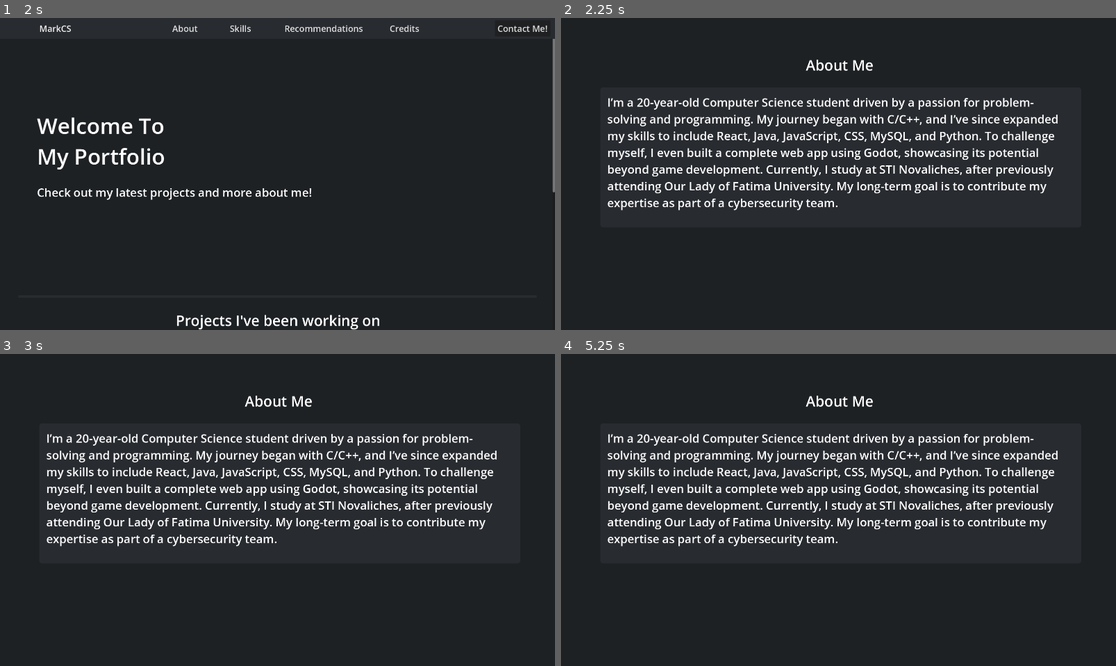
Above: before the commit, frames 1-4 (two rows, left to right).
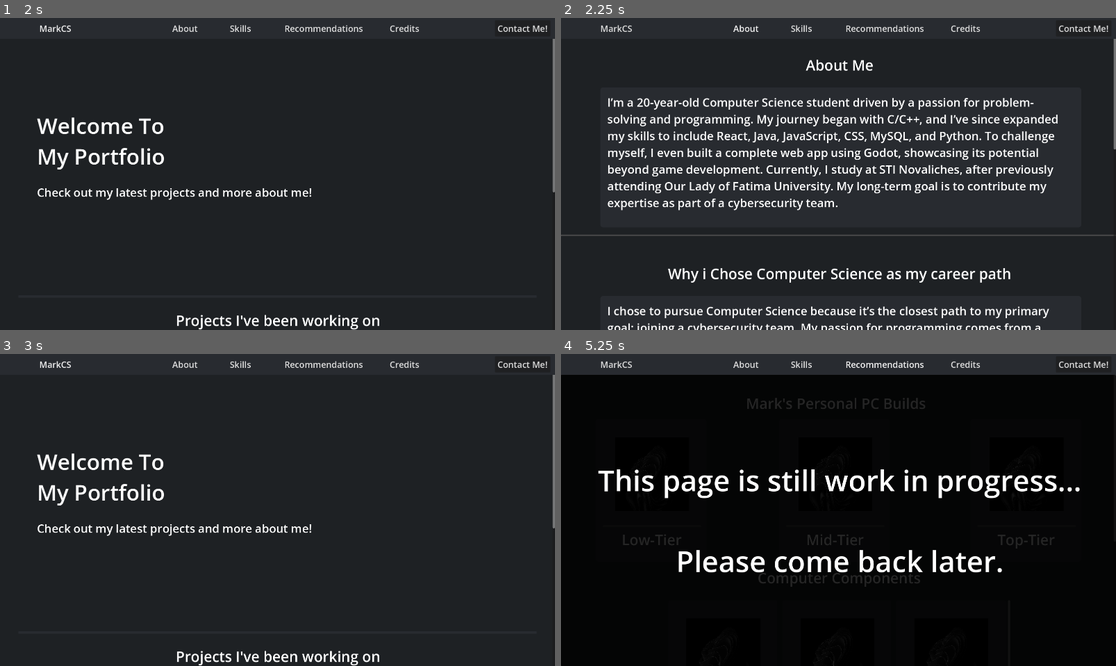
Above: after the commit, the same moments.

Repository: MarkMYZN/mark-site-godot
Game: Godot game, scene res://Scenes/Portfolio_Main.tscn
Same seed, same stepped clock (60 frames per second), same inputs: the game is played once before the commit and once after it.
Inputs (mouse positions are in pixels of both pictures, inside the frame that each line leads up to):
- Up to frame 1 (2 s): click "MarkCS" at 0.5 s; click "MarkCS" at 1.25 s
- Up to frame 2 (2.25 s): click "About" at 2 s
- Up to frame 3 (3 s): click (55, 363) at 2.75 s, where only the run after the commit has a clickable "MarkCS"
- Up to frame 4 (5.25 s): click (799, 363) at 3.5 s, where only the run after the commit has a clickable "Skills"; click (616, 363) at 4.25 s, where only the run after the commit has a clickable "MarkCS"; click (882, 363) at 5 s, where only the run after the commit has a clickable "Recommendations"

Frame 1 is identical in both runs. In frame 2, 3.7% of the frame differs, in the area x 0-100%, y 2-100%; in frame 3, 9.3%; in frame 4, 92%.

Commit message:
patch 1.1
-replaced gmail logo and its accompanying text with reddit
-made buttons in "Contact Me!" clickable and have some button effects
-fixed some bugs (i think)

Diff:
--- a/godot-proj-main/Scenes/ContactMe.tscn
+++ b/godot-proj-main/Scenes/ContactMe.tscn
@@ -1,15 +1,19 @@
-[gd_scene load_steps=16 format=3 uid="uid://bfbwk005aksxe"]
+[gd_scene load_steps=20 format=3 uid="uid://bfbwk005aksxe"]
 
 [ext_resource type="StyleBox" uid="uid://d3sqyq54e13ik" path="res://Textures/bg.tres" id="1_ibcpa"]
 [ext_resource type="PackedScene" uid="uid://cwya083v47fem" path="res://Scenes/Header.tscn" id="2_a0k3b"]
 [ext_resource type="Texture2D" uid="uid://dffakuuu2dq3s" path="res://Textures/logos/social logos/facebook.png" id="3_8deuv"]
-[ext_resource type="Script" path="res://Scripts/facebook.gd" id="4_0harh"]
-[ext_resource type="Texture2D" uid="uid://bcye1eqvbbith" path="res://Textures/resume.png" id="4_qnorn"]
-[ext_resource type="Texture2D" path="res://Textures/logos/social logos/reddit.png" id="5_46s1k"]
+[ext_resource type="Script" uid="uid://chnedppk546h5" path="res://Scripts/facebook.gd" id="4_0harh"]
+[ext_resource type="Texture2D" uid="uid://b3m1vo6qb271x" path="res://Textures/logos/social logos/faded social logos/facebook_f.png" id="4_iqq2v"]
+[ext_resource type="Texture2D" uid="uid://bcye1eqvbbith" path="res://Textures/logos/social logos/resume.png" id="4_qnorn"]
+[ext_resource type="Texture2D" uid="uid://65p530wcicdb" path="res://Textures/logos/social logos/reddit.png" id="5_46s1k"]
 [ext_resource type="Texture2D" uid="uid://c3otsytggp62f" path="res://Textures/logos/social logos/github.png" id="5_qnorn"]
-[ext_resource type="Script" path="res://Scenes/reddit.gd" id="6_46s1k"]
-[ext_resource type="Script" path="res://Scenes/github.gd" id="7_bjqpu"]
+[ext_resource type="Script" uid="uid://ccl1y853u8tkk" path="res://Scripts/reddit.gd" id="6_heymb"]
+[ext_resource type="Script" uid="uid://biqaactyjc0j3" path="res://Scenes/github.gd" id="7_bjqpu"]
+[ext_resource type="Texture2D" uid="uid://coxjvhmteuhsx" path="res://Textures/logos/social logos/faded social logos/reddit_f.png" id="7_ff0ne"]
 [ext_resource type="Script" path="res://Scenes/resume.gd" id="10_heymb"]
+[ext_resource type="Texture2D" uid="uid://uxa2ohup6gi" path="res://Textures/logos/social logos/faded social logos/github_f.png" id="10_hffmy"]
+[ext_resource type="Texture2D" uid="uid://dc2h2cm2s31a5" path="res://Textures/logos/social logos/faded social logos/resume_f.png" id="13_ff0ne"]
 
 [sub_resource type="StyleBoxFlat" id="StyleBoxFlat_ibcpa"]
 bg_color = Color(0.15686275, 0.16862746, 0.1882353, 1)
@@ -122,6 +126,7 @@
 offset_bottom = 480.0
 tooltip_text = "Click the icon to go to link"
 texture_normal = ExtResource("3_8deuv")
+texture_pressed = ExtResource("4_iqq2v")
 ignore_texture_size = true
 stretch_mode = 0
 script = ExtResource("4_0harh")
@@ -134,9 +139,10 @@
 offset_bottom = 720.0
 tooltip_text = "Click the icon to go to link"
 texture_normal = ExtResource("5_46s1k")
+texture_pressed = ExtResource("7_ff0ne")
 ignore_texture_size = true
 stretch_mode = 4
-script = ExtResource("6_46s1k")
+script = ExtResource("6_heymb")
 
 [node name="github" type="TextureButton" parent="."]
 layout_mode = 0
@@ -146,6 +152,7 @@
 offset_bottom = 960.0
 tooltip_text = "Click the icon to go to link"
 texture_normal = ExtResource("5_qnorn")
+texture_pressed = ExtResource("10_hffmy")
 ignore_texture_size = true
 stretch_mode = 4
 script = ExtResource("7_bjqpu")
@@ -180,6 +187,7 @@
 offset_bottom = 512.0
 tooltip_text = "Click the icon to go to link"
 texture_normal = ExtResource("4_qnorn")
+texture_pressed = ExtResource("13_ff0ne")
 ignore_texture_size = true
 stretch_mode = 5
 script = ExtResource("10_heymb")
--- /dev/null
+++ b/godot-proj-main/Scenes/github.gd
@@ -0,0 +1,7 @@
+extends TextureButton
+
+func _ready():
+	pressed.connect(_on_btn_pressed)
+
+func _on_btn_pressed():
+	OS.shell_open("https://github.com/MarkMYZN")
--- a/godot-proj-main/Scripts/about.gd
+++ b/godot-proj-main/Scripts/about.gd
@@ -4,4 +4,4 @@
 	$".".pressed.connect(_on_Button_pressed)
 
 func _on_Button_pressed() -> void:
-	get_tree().change_scene_to_file("res://Scenes/Aboutme1.1.tscn")
+	get_tree().change_scene_to_file("res://Scenes/AboutMe_Main.tscn")
--- /dev/null
+++ b/godot-proj-main/Scripts/facebook.gd
@@ -0,0 +1,7 @@
+extends TextureButton
+
+func _ready():
+	pressed.connect(_on_btn_pressed)
+
+func _on_btn_pressed():
+	OS.shell_open("https://www.facebook.com/Kotomi.nana.18")
--- /dev/null
+++ b/godot-proj-main/Scripts/reddit.gd
@@ -0,0 +1,7 @@
+extends TextureButton
+
+func _ready():
+	pressed.connect(_on_btn_pressed)
+
+func _on_btn_pressed():
+	OS.shell_open("https://www.reddit.com/user/Mark_MYZN/")
Not shown, added: godot-proj-main/Scenes/github.gd.uid
Not shown, added: godot-proj-main/Scripts/facebook.gd.uid
Not shown, added: godot-proj-main/Scripts/reddit.gd.uid
Binary file added: godot-proj-main/Textures/logos/social logos/faded social logos/facebook_f.png
Not shown, changed: godot-proj-main/Textures/logos/social logos/faded social logos/facebook_f.png.import
Binary file added: godot-proj-main/Textures/logos/social logos/faded social logos/github_f.png
Not shown, changed: godot-proj-main/Textures/logos/social logos/faded social logos/github_f.png.import
Binary file added: godot-proj-main/Textures/logos/social logos/faded social logos/reddit_f.png
Not shown, added: godot-proj-main/Textures/logos/social logos/faded social logos/reddit_f.png.import
Binary file added: godot-proj-main/Textures/logos/social logos/faded social logos/resume_f.png
Not shown, added: godot-proj-main/Textures/logos/social logos/faded social logos/resume_f.png.import
Binary file removed: godot-proj-main/Textures/logos/social logos/gmail.png
(and 4 more such lines)
